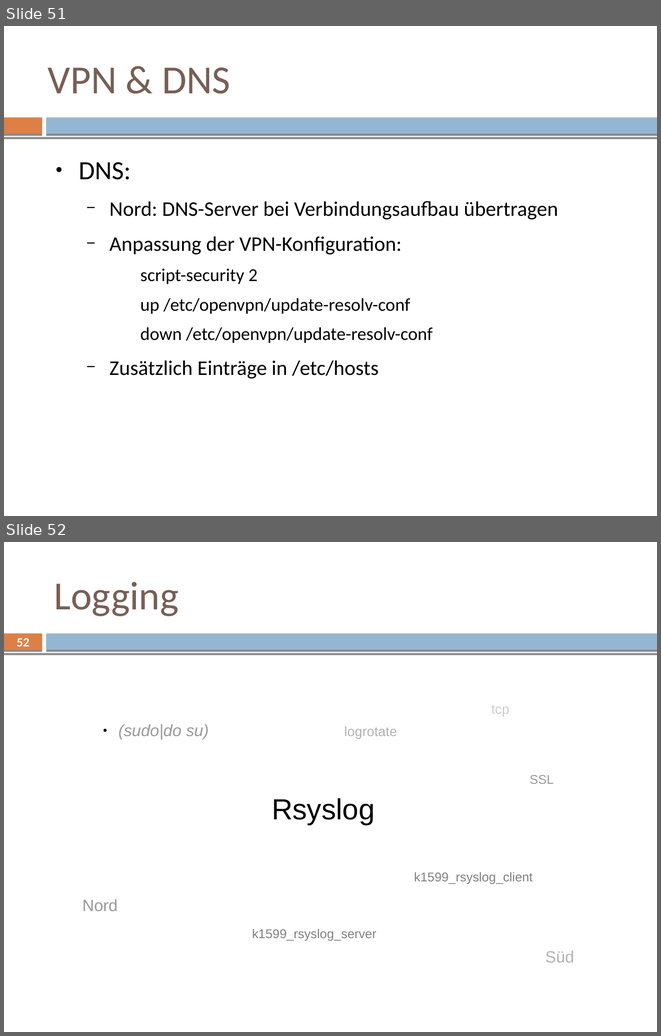
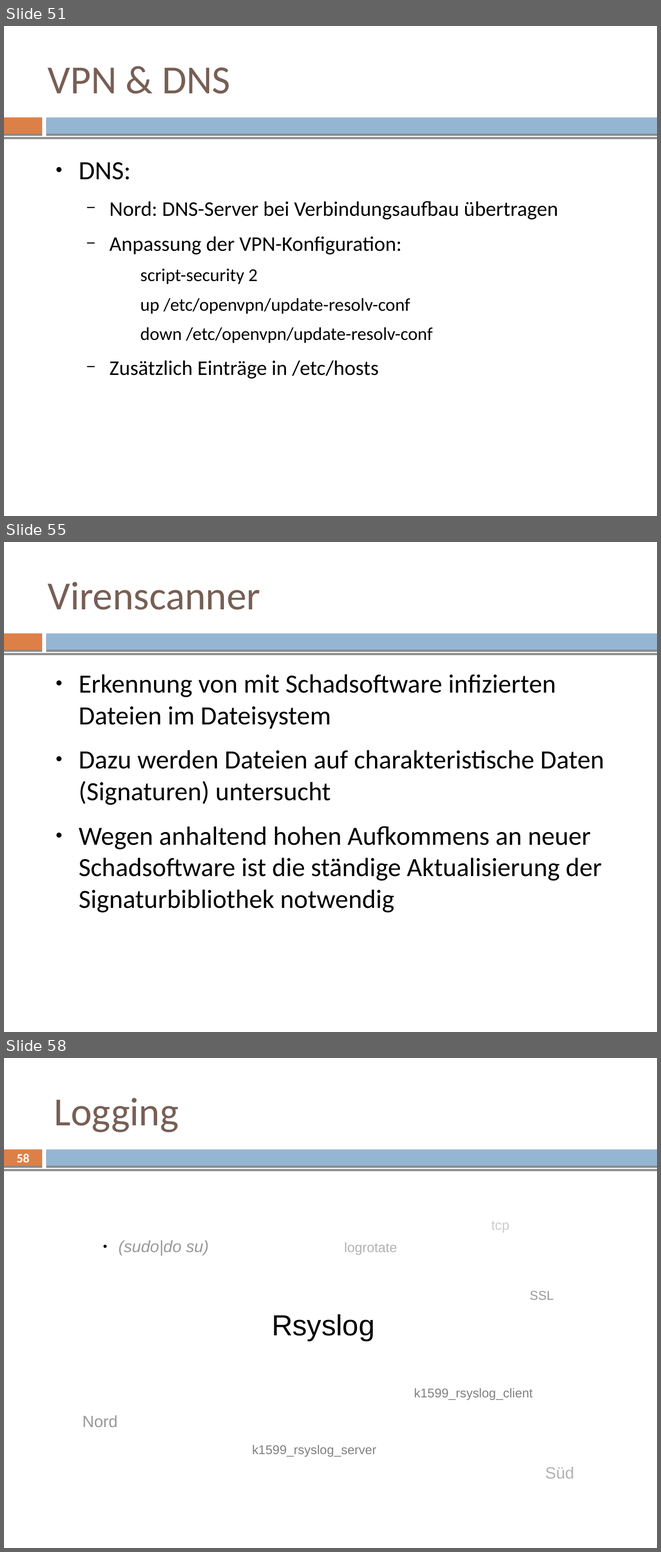
Before and after one commit to mvw/Wilddiebe10, a slide deck: keynote/keynote.odp. Shown one above the other, each under a label of ours: slides 51 and 52 before the commit, slides 51, 55 and 58 after it; the slides between them are not shown. The pictures are 661x1036 and 661x1552 pixels, drawn with LibreOffice and Linux fonts; fonts in the diff are those of the drawing. Boxes give left, top, right and bottom in pixels: in the first picture for what was removed or moved away, otherwise in the second. Text is boxed around its words. In the diff, an @@ line names an element or a change of style, - is before the commit and + after.

```diff
--- a/keynote/keynote.odp
+++ b/keynote/keynote.odp
@@ slide 55 added at bbox=[4, 542, 657, 1032], background #FFFFFF; not listed: 3 template elements that a slide beside it also shows @@
@@ title added at bbox=[48, 582, 261, 610], 44 pt, text #775F55 @@
+Virenscanner
@@ text added at bbox=[79, 674, 604, 912], 29 pt, text #000000 @@
+● Erkennung von mit Schadsoftware infizierten Dateien im Dateisystem
+● Dazu werden Dateien auf charakteristische Daten (Signaturen) untersucht
+● Wegen anhaltend hohen Aufkommens an neuer Schadsoftware ist die ständige Aktualisierung der Signaturbibliothek notwendig
@@ what was slide 52 is now slide 58 @@
@@ page number at bbox=[17, 1153, 29, 1166]: text changed @@
-52
+58
```
Also in this commit, not shown: 1 slide changed, 5 other slides added, 1 other file.
